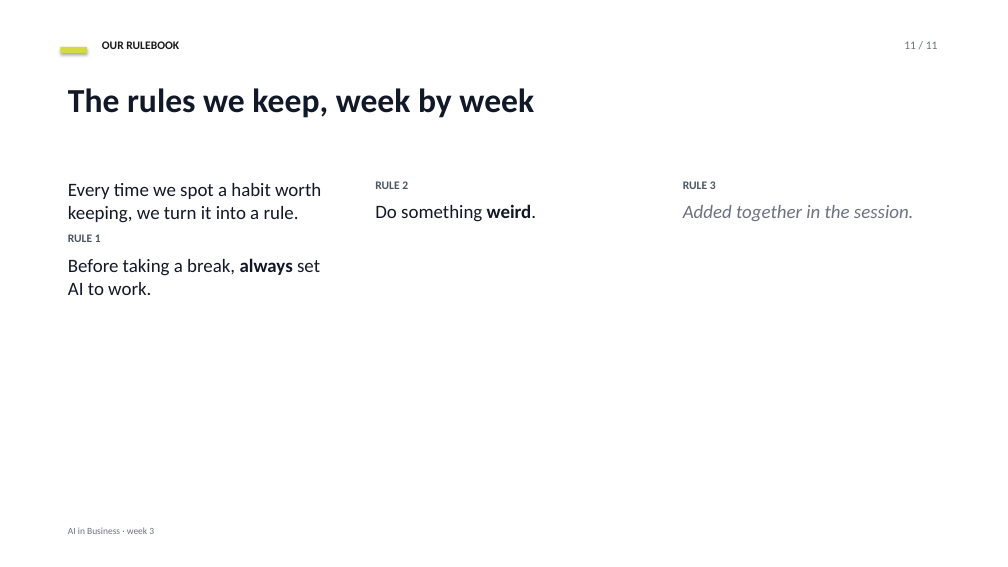
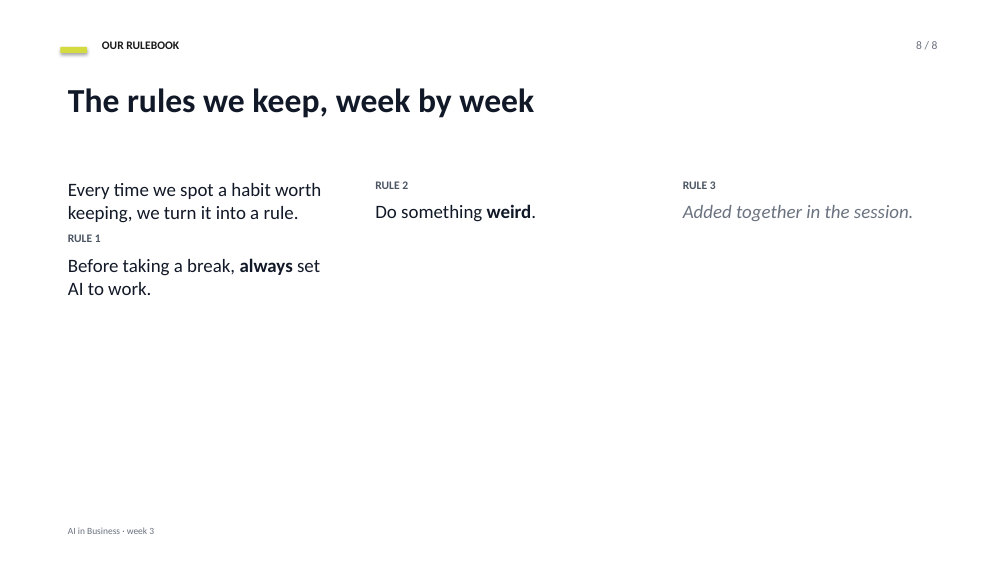
Before and after one commit to datadrivendecisions/ai-in-business, a slide deck: slide 8 of project-documentation/slides/week-03-deck.pptx (slide 11 before the commit). Drawn at 1008x567 pixels with LibreOffice and Linux fonts; fonts in the diff are those of the drawing. Boxes give left, top, right and bottom in pixels: in the first picture for what was removed or moved away, otherwise in the second. Text is boxed around its words. In the diff, an @@ line names an element or a change of style, - is before the commit and + after.

```diff
--- a/project-documentation/slides/week-03-deck.pptx
+++ b/project-documentation/slides/week-03-deck.pptx
@@ text at (916, 41, 938, 49): text changed @@
-11 / 11
+8 / 8
```
Also in this commit, not shown: 7 other slides changed, 3 slides removed, 8 other files.
